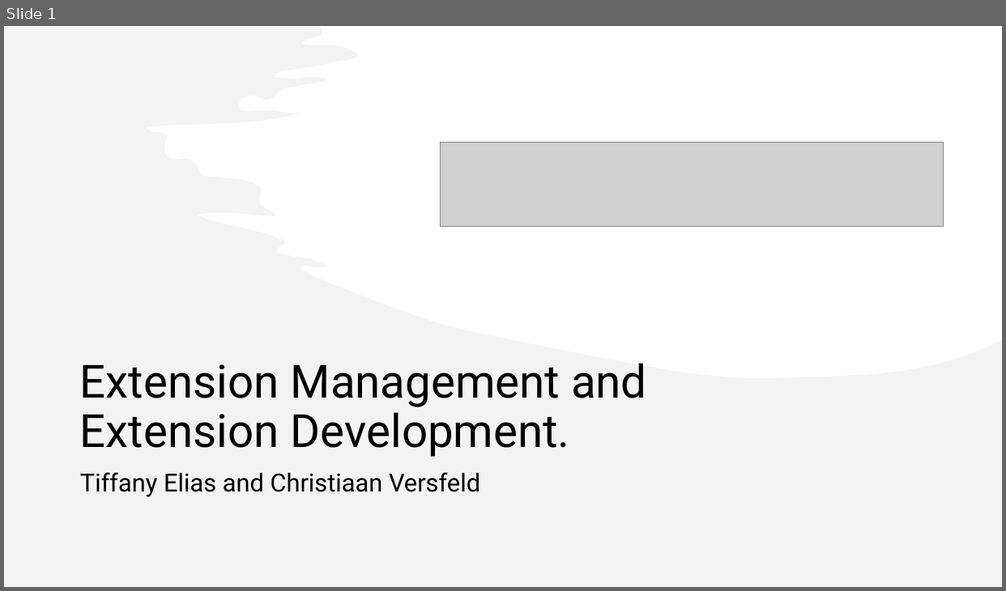
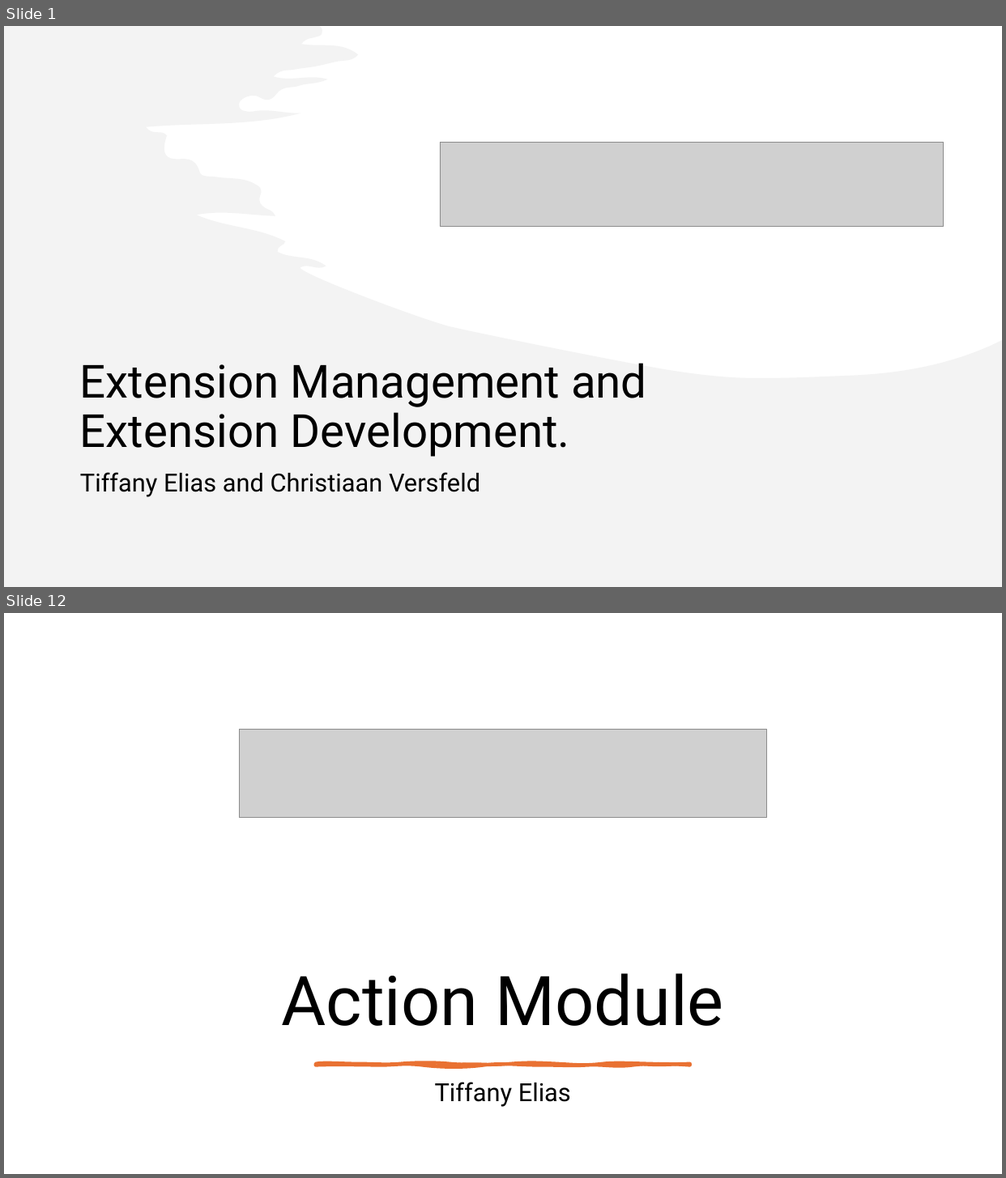
Before and after one commit to ArmadilloV88/NVR-Module-Presentation, a slide deck: Documents/Business Extension Presentation.pptx. Shown one above the other, each under a label of ours: slide 1 before the commit, slides 1 and 12 after it; the slides between them are not shown. The pictures are 1006x591 and 1006x1178 pixels, drawn with LibreOffice and Linux fonts; fonts in the diff are those of the drawing; grey boxes stand for pictures. Boxes give left, top, right and bottom in pixels: in the first picture for what was removed or moved away, otherwise in the second. Text is boxed around its words. In the diff, an @@ line names an element or a change of style, - is before the commit and + after.

```diff
--- a/Documents/Business Extension Presentation.pptx
+++ b/Documents/Business Extension Presentation.pptx
@@ slide 12 added at box(4, 613, 1002, 1174), background #FFFFFF @@
@@ picture added at box(239, 730, 766, 818) @@
@@ title added at box(282, 973, 723, 1026), 66 pt, text #000000 @@
+Action Module
@@ freeform shape added at box(315, 1063, 690, 1065), fill #E97132, outline #E97132 3.25 pt @@
@@ subtitle added at box(435, 1082, 571, 1107), 24 pt, text #000000 @@
+Tiffany Elias
```
Also in this commit, not shown: 4 slides changed, 13 other slides added, 1 other file.
